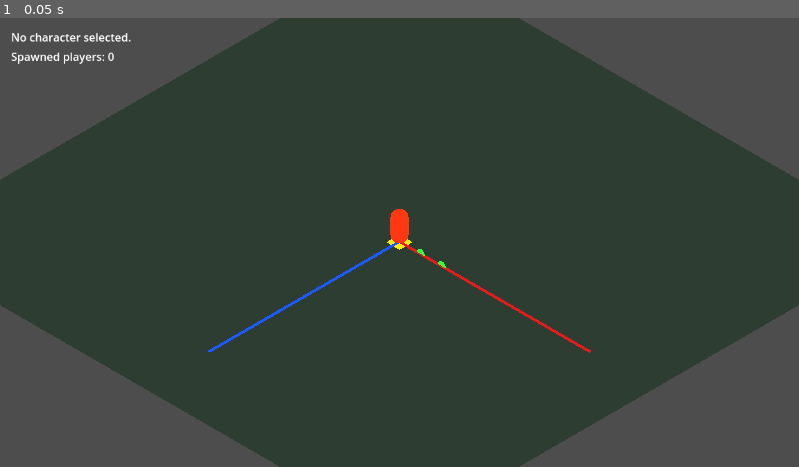
Above: before the commit, frame 1.
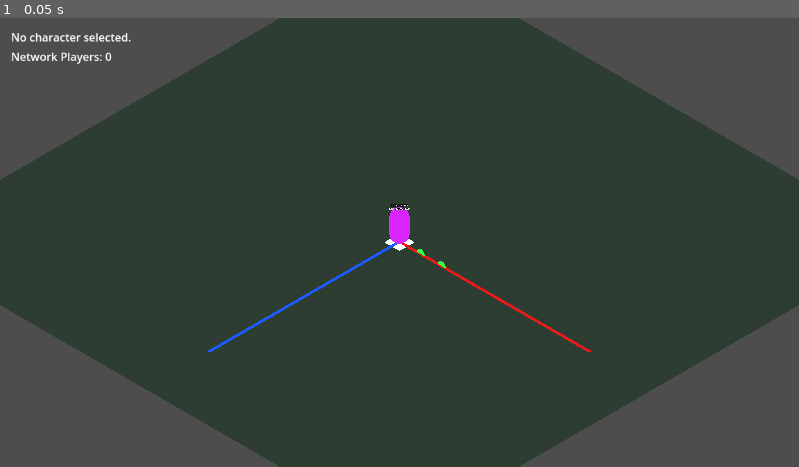
Above: after the commit, the same moment.

Repository: ademastrie/rpg_prototype
Game: Godot game, scene res://scenes/client/client_game.tscn
Same seed, same stepped clock (60 frames per second), same inputs: the game is played once before the commit and once after it. This scene is started directly instead of the project's main scene.
Inputs:
- Up to frame 1 (0.05 s): no input

The runs differ from the first frame. In frame 1, 0.4% of the frame differs, in the area x 1-52%, y 7-52%.

Commit message:
Fix multiplayer spawn positions near origin

Diff:
--- a/godot/scenes/client/client_game.tscn
+++ b/godot/scenes/client/client_game.tscn
@@ -1,9 +1,10 @@
-[gd_scene load_steps=15 format=3]
+[gd_scene load_steps=16 format=3]
 
 [ext_resource type="Script" path="res://scripts/client/client_game.gd" id="1_client_game"]
 [ext_resource type="PackedScene" path="res://scenes/shared/player_placeholder_3d.tscn" id="2_player_placeholder_3d"]
 [ext_resource type="Script" path="res://scripts/shared/world_spawner.gd" id="3_world_spawner"]
 [ext_resource type="Script" path="res://scripts/client/isometric_camera.gd" id="4_isometric_camera"]
+[ext_resource type="PackedScene" path="res://scenes/shared/local_debug_player_3d.tscn" id="5_local_debug_player"]
 
 [sub_resource type="PlaneMesh" id="PlaneMesh_ground"]
 size = Vector2(48, 48)
@@ -58,13 +59,13 @@
 offset_top = 44.0
 offset_right = 260.0
 offset_bottom = 68.0
-text = "Spawned players: 0"
+text = "Network Players: 0"
 
 [node name="WorldSpawner" type="Node3D" parent="."]
 script = ExtResource("3_world_spawner")
 player_placeholder_scene = ExtResource("2_player_placeholder_3d")
 
-[node name="LocalDebugPlayer_NotNetworked" parent="." instance=ExtResource("2_player_placeholder_3d")]
+[node name="LocalDebugPlayer_NotNetworked" parent="." instance=ExtResource("5_local_debug_player")]
 position = Vector3(0, 0, 0)
 
 [node name="Ground" type="MeshInstance3D" parent="."]
--- /dev/null
+++ b/godot/scenes/shared/local_debug_player_3d.tscn
@@ -0,0 +1,37 @@
+[gd_scene load_steps=5 format=3]
+
+[sub_resource type="CapsuleMesh" id="CapsuleMesh_debug"]
+radius = 0.5
+height = 2.0
+
+[sub_resource type="StandardMaterial3D" id="StandardMaterial3D_debug_body"]
+albedo_color = Color(0.85, 0.15, 1, 1)
+shading_mode = 0
+emission_enabled = true
+emission = Color(0.65, 0.05, 1, 1)
+emission_energy_multiplier = 0.7
+
+[sub_resource type="BoxMesh" id="BoxMesh_debug_marker"]
+size = Vector3(1.4, 0.08, 1.4)
+
+[sub_resource type="StandardMaterial3D" id="StandardMaterial3D_debug_marker"]
+albedo_color = Color(1, 1, 1, 1)
+shading_mode = 0
+
+[node name="LocalDebugPlayer3D_NotNetworked" type="Node3D"]
+
+[node name="Body" type="MeshInstance3D" parent="."]
+transform = Transform3D(1.35, 0, 0, 0, 1.35, 0, 0, 0, 1.35, 0, 1.4, 0)
+mesh = SubResource("CapsuleMesh_debug")
+surface_material_override/0 = SubResource("StandardMaterial3D_debug_body")
+
+[node name="GroundMarker" type="MeshInstance3D" parent="."]
+mesh = SubResource("BoxMesh_debug_marker")
+surface_material_override/0 = SubResource("StandardMaterial3D_debug_marker")
+
+[node name="DebugLabel" type="Label3D" parent="."]
+transform = Transform3D(1, 0, 0, 0, 1, 0, 0, 0, 1, 0, 2.9, 0)
+billboard = 1
+text = "LOCAL DEBUG\nNOT NETWORKED"
+font_size = 32
+modulate = Color(1, 1, 1, 1)
--- a/godot/scenes/shared/player_placeholder_3d.tscn
+++ b/godot/scenes/shared/player_placeholder_3d.tscn
@@ -5,14 +5,14 @@
 height = 1.9
 
 [sub_resource type="StandardMaterial3D" id="StandardMaterial3D_body"]
-albedo_color = Color(1, 0.22, 0.08, 1)
+albedo_color = Color(0.05, 0.85, 1, 1)
 shading_mode = 0
 emission_enabled = true
-emission = Color(1, 0.08, 0.02, 1)
+emission = Color(0.0, 0.45, 1, 1)
 emission_energy_multiplier = 0.6
 
 [sub_resource type="StandardMaterial3D" id="StandardMaterial3D_marker"]
-albedo_color = Color(1, 0.92, 0.08, 1)
+albedo_color = Color(0.1, 1, 0.45, 1)
 shading_mode = 0
 
 [sub_resource type="BoxMesh" id="BoxMesh_marker"]
@@ -28,3 +28,10 @@
 [node name="GroundMarker" type="MeshInstance3D" parent="."]
 mesh = SubResource("BoxMesh_marker")
 surface_material_override/0 = SubResource("StandardMaterial3D_marker")
+
+[node name="PeerLabel" type="Label3D" parent="."]
+transform = Transform3D(1, 0, 0, 0, 1, 0, 0, 0, 1, 0, 2.8, 0)
+billboard = 1
+text = "Peer ?"
+font_size = 36
+modulate = Color(0.8, 1, 1, 1)
--- a/godot/scripts/client/client_game.gd
+++ b/godot/scripts/client/client_game.gd
@@ -59,5 +59,5 @@
 
 
 func _on_spawned_player_count_changed(count: int) -> void:
-	spawn_count_label.text = "Spawned players: %s" % count
-	print("Spawned player count: %s" % count)
+	spawn_count_label.text = "Network Players: %s" % count
+	print("Network player count: %s" % count)
--- a/godot/scripts/shared/world_spawner.gd
+++ b/godot/scripts/shared/world_spawner.gd
@@ -6,6 +6,19 @@
 
 var players: Dictionary = {}
 var _spawned_nodes: Dictionary = {}
+var _next_spawn_index := 0
+
+const SPAWN_POSITIONS: Array[Vector3] = [
+	Vector3(0, 0, 0),
+	Vector3(3, 0, 0),
+	Vector3(-3, 0, 0),
+	Vector3(0, 0, 3),
+	Vector3(0, 0, -3),
+	Vector3(3, 0, 3),
+	Vector3(-3, 0, 3),
+	Vector3(3, 0, -3),
+	Vector3(-3, 0, -3),
+]
 
 
 func register_peer(peer_id: int) -> void:
@@ -24,11 +37,29 @@
 
 
 func _register_player(peer_id: int) -> void:
-	players[peer_id] = _spawn_position_for_peer(peer_id)
+	players[peer_id] = _spawn_position_for_index(_next_spawn_index)
+	_next_spawn_index += 1
 
 
-func _spawn_position_for_peer(peer_id: int) -> Vector3:
-	return Vector3((peer_id % 8) * 2.0, 0.0, int(peer_id / 8) * 2.0)
+func _spawn_position_for_index(spawn_index: int) -> Vector3:
+	if spawn_index < SPAWN_POSITIONS.size():
+		return SPAWN_POSITIONS[spawn_index]
+
+	var overflow_index := spawn_index - SPAWN_POSITIONS.size()
+	var ring := int(overflow_index / 8) + 1
+	var slot := overflow_index % 8
+	var distance := 6.0 + ring * 3.0
+	var offsets: Array[Vector3] = [
+		Vector3(distance, 0, 0),
+		Vector3(-distance, 0, 0),
+		Vector3(0, 0, distance),
+		Vector3(0, 0, -distance),
+		Vector3(distance, 0, distance),
+		Vector3(-distance, 0, distance),
+		Vector3(distance, 0, -distance),
+		Vector3(-distance, 0, -distance),
+	]
+	return offsets[slot]
 
 
 @rpc("authority", "call_remote", "reliable")
@@ -46,8 +77,9 @@
 	player.position = spawn_position
 	add_child(player)
 	_spawned_nodes[peer_id] = player
+	_set_peer_label(player, peer_id)
 
-	print("Instantiated player placeholder: peer_id=%s spawn_position=%s node_name=%s" % [peer_id, spawn_position, player.name])
+	print("Network player instantiated on client: peer_id=%s position=%s node_name=%s" % [peer_id, spawn_position, player.name])
 	spawned_player_count_changed.emit(_spawned_nodes.size())
 
 
@@ -60,3 +92,9 @@
 	_spawned_nodes.erase(peer_id)
 	print("Despawned player for peer %s." % peer_id)
 	spawned_player_count_changed.emit(_spawned_nodes.size())
+
+
+func _set_peer_label(player: Node, peer_id: int) -> void:
+	var peer_label := player.get_node_or_null("PeerLabel")
+	if peer_label != null:
+		peer_label.text = "Peer %s" % peer_id
